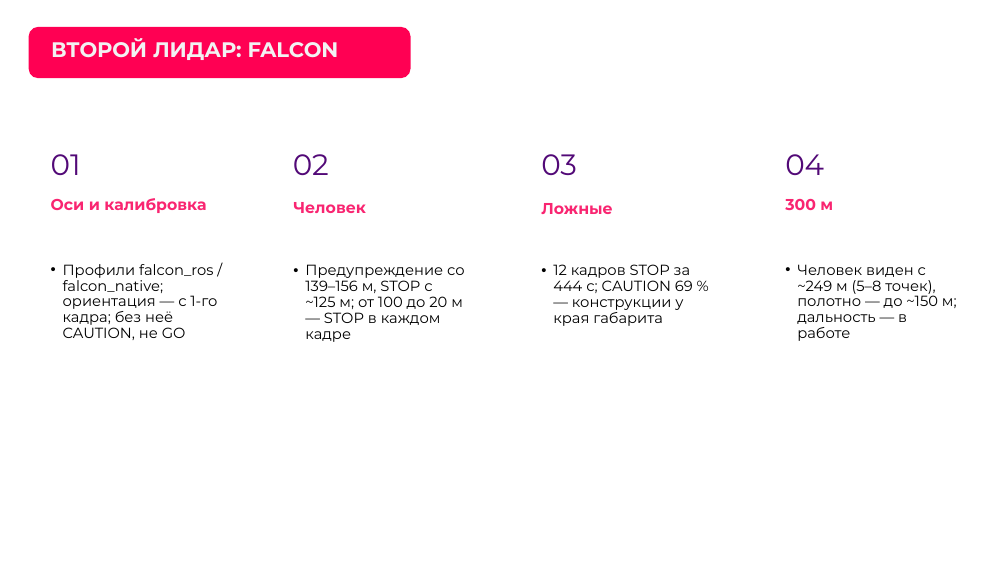
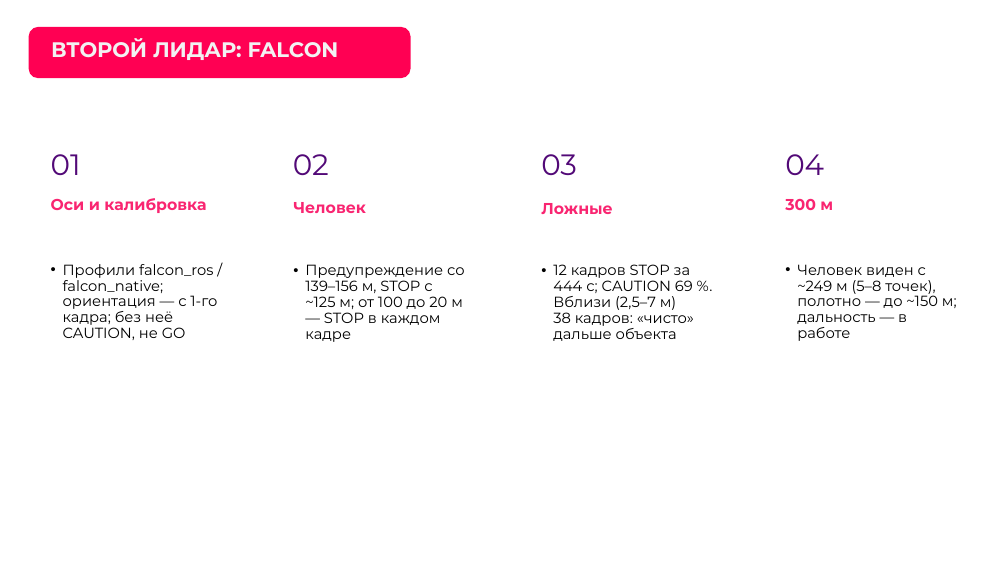
Before and after one commit to pmixay/ReSense, a slide deck: slide 14 of docs/presentation/ReSense_LCT2026.pptx. Drawn at 1008x567 pixels with LibreOffice and Linux fonts; fonts in the diff are those of the drawing; background and template pictures are left out. Boxes give left, top, right and bottom in pixels: in the first picture for what was removed or moved away, otherwise in the second. Text is boxed around its words. In the diff, an @@ line names an element or a change of style, - is before the commit and + after.

```diff
--- a/docs/presentation/ReSense_LCT2026.pptx
+++ b/docs/presentation/ReSense_LCT2026.pptx
@@ text at <box>553,264,694,341</box>: text changed @@
-• 12 кадров STOP за 444 с; CAUTION 69 % — конструкции у края габарита
+• 12 кадров STOP за 444 с; CAUTION 69 %. Вблизи (2,5–7 м) 38 кадров: «чисто» дальше объекта
```
Also in this commit, not shown: 9 other slides changed, 8 other files.
